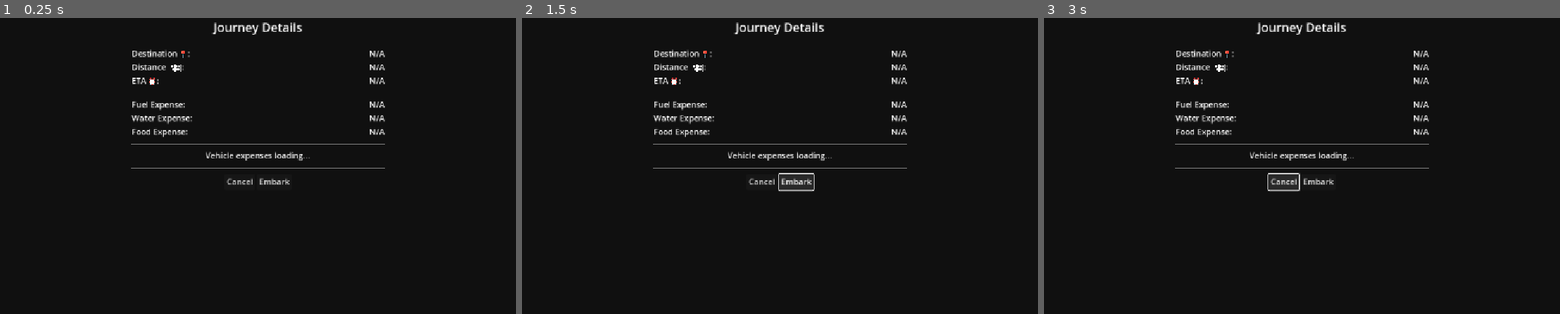
Above: before the commit, frames 1-3 (left to right).
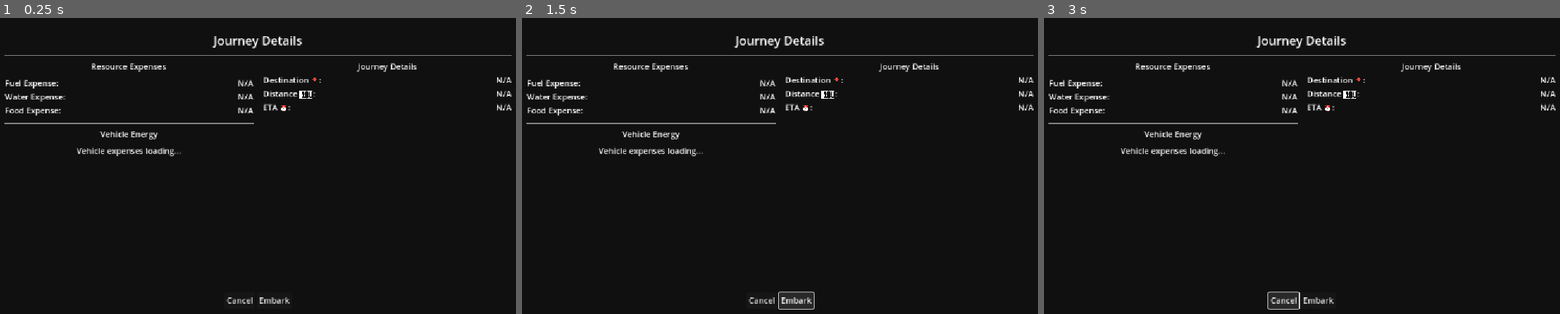
Above: after the commit, the same moments.

Repository: OoriData/DF_Godot
Game: Godot game, scene res://Scenes/RouteSelectionMenu.tscn
The game is run twice, just before and just after one commit, with the same random seed, the same clock (stepped at 60 frames per second) and the same inputs. This scene is started directly instead of the project's main scene.
Inputs:
- Up to frame 1 (0.25 s): no input
- Up to frame 2 (1.5 s): click "Embark" at 0.5 s; click "Embark" at 1.25 s
- Up to frame 3 (3 s): click "Embark" at 2 s; click "Cancel" at 2.75 s

The runs differ from the first frame. In frame 1, 4.5% of the frame differs, in the area x 0-100%, y 1-97%; in frame 2, 5.2%, in the area x 0-100%, y 1-99%; in frame 3, 5.2%.

Commit message:
Route Preview screen

Diff:
--- a/Scenes/ConvoyJourneyMenu.tscn
+++ b/Scenes/ConvoyJourneyMenu.tscn
@@ -48,7 +48,7 @@
 unique_name_in_owner = true
 layout_mode = 2
 size_flags_horizontal = 3
-size_flags_vertical = 3
+size_flags_vertical = 2
 
 [node name="PlaceholderLabel" type="Label" parent="MainVBox/ScrollContainer/ContentVBox"]
 layout_mode = 2
--- a/Scenes/RouteSelectionMenu.tscn
+++ b/Scenes/RouteSelectionMenu.tscn
@@ -22,15 +22,13 @@
 
 [node name="MainVBox" type="VBoxContainer" parent="."]
 layout_mode = 1
-anchors_preset = 8
-anchor_left = 0.5
-anchor_top = 0.5
-anchor_right = 0.5
-anchor_bottom = 0.5
-offset_left = -250.0
-offset_top = -300.0
-offset_right = 250.0
-offset_bottom = 300.0
+anchors_preset = 15
+anchor_right = 1.0
+anchor_bottom = 1.0
+offset_left = 75.0
+offset_top = 50.0
+offset_right = -75.0
+offset_bottom = -50.0
 grow_horizontal = 2
 grow_vertical = 2
 theme_override_constants/separation = 10
@@ -44,90 +42,122 @@
 [node name="HSeparator" type="HSeparator" parent="MainVBox"]
 layout_mode = 2
 
-[node name="DetailsGrid" type="GridContainer" parent="MainVBox"]
+[node name="ColumnsHBox" type="HBoxContainer" parent="MainVBox"]
+layout_mode = 2
+size_flags_vertical = 3
+theme_override_constants/separation = 20
+
+[node name="LeftColumn" type="VBoxContainer" parent="MainVBox/ColumnsHBox"]
+layout_mode = 2
+size_flags_horizontal = 3
+size_flags_vertical = 3
+theme_override_constants/separation = 10
+
+[node name="ResourceExpensesLabel" type="Label" parent="MainVBox/ColumnsHBox/LeftColumn"]
+layout_mode = 2
+text = "Resource Expenses"
+horizontal_alignment = 1
+
+[node name="ExpensesGrid" type="GridContainer" parent="MainVBox/ColumnsHBox/LeftColumn"]
 layout_mode = 2
 theme_override_constants/h_separation = 10
 columns = 2
 
-[node name="DestinationLabel" type="Label" parent="MainVBox/DetailsGrid"]
+[node name="FuelLabel" type="Label" parent="MainVBox/ColumnsHBox/LeftColumn/ExpensesGrid"]
 layout_mode = 2
-text = "Destination 📍:"
+text = "Fuel Expense:"
 
-[node name="DestinationValue" type="Label" parent="MainVBox/DetailsGrid"]
+[node name="FuelValue" type="Label" parent="MainVBox/ColumnsHBox/LeftColumn/ExpensesGrid"]
 layout_mode = 2
 size_flags_horizontal = 3
 text = "N/A"
 horizontal_alignment = 2
 
-[node name="DistanceLabel" type="Label" parent="MainVBox/DetailsGrid"]
+[node name="WaterLabel" type="Label" parent="MainVBox/ColumnsHBox/LeftColumn/ExpensesGrid"]
 layout_mode = 2
-text = "Distance 🗺️:"
+text = "Water Expense:"
 
-[node name="DistanceValue" type="Label" parent="MainVBox/DetailsGrid"]
+[node name="WaterValue" type="Label" parent="MainVBox/ColumnsHBox/LeftColumn/ExpensesGrid"]
 layout_mode = 2
 size_flags_horizontal = 3
 text = "N/A"
 horizontal_alignment = 2
 
-[node name="ETALabel" type="Label" parent="MainVBox/DetailsGrid"]
+[node name="FoodLabel" type="Label" parent="MainVBox/ColumnsHBox/LeftColumn/ExpensesGrid"]
+layout_mode = 2
+text = "Food Expense:"
+
+[node name="FoodValue" type="Label" parent="MainVBox/ColumnsHBox/LeftColumn/ExpensesGrid"]
+layout_mode = 2
+size_flags_horizontal = 3
+text = "N/A"
+horizontal_alignment = 2
+
+[node name="HSeparator2" type="HSeparator" parent="MainVBox/ColumnsHBox/LeftColumn"]
+layout_mode = 2
+
+[node name="VehicleExpensesLabel" type="Label" parent="MainVBox/ColumnsHBox/LeftColumn"]
+layout_mode = 2
+text = "Vehicle Energy"
+horizontal_alignment = 1
+
+[node name="ScrollContainer" type="ScrollContainer" parent="MainVBox/ColumnsHBox/LeftColumn"]
+layout_mode = 2
+size_flags_vertical = 3
+
+[node name="VehicleExpensesVBox" type="VBoxContainer" parent="MainVBox/ColumnsHBox/LeftColumn/ScrollContainer"]
+layout_mode = 2
+size_flags_horizontal = 3
+
+[node name="PlaceholderLabel" type="Label" parent="MainVBox/ColumnsHBox/LeftColumn/ScrollContainer/VehicleExpensesVBox"]
+layout_mode = 2
+text = "Vehicle expenses loading..."
+horizontal_alignment = 1
+
+[node name="RightColumn" type="VBoxContainer" parent="MainVBox/ColumnsHBox"]
+layout_mode = 2
+size_flags_horizontal = 3
+
+[node name="JourneyDetailsLabel" type="Label" parent="MainVBox/ColumnsHBox/RightColumn"]
+layout_mode = 2
+text = "Journey Details"
+horizontal_alignment = 1
+
+[node name="DetailsGrid" type="GridContainer" parent="MainVBox/ColumnsHBox/RightColumn"]
+layout_mode = 2
+theme_override_constants/h_separation = 10
+columns = 2
+
+[node name="DestinationLabel" type="Label" parent="MainVBox/ColumnsHBox/RightColumn/DetailsGrid"]
+layout_mode = 2
+text = "Destination 📍:"
+
+[node name="DestinationValue" type="Label" parent="MainVBox/ColumnsHBox/RightColumn/DetailsGrid"]
+layout_mode = 2
+size_flags_horizontal = 3
+text = "N/A"
+horizontal_alignment = 2
+
+[node name="DistanceLabel" type="Label" parent="MainVBox/ColumnsHBox/RightColumn/DetailsGrid"]
+layout_mode = 2
+text = "Distance 🗺️:"
+
+[node name="DistanceValue" type="Label" parent="MainVBox/ColumnsHBox/RightColumn/DetailsGrid"]
+layout_mode = 2
+size_flags_horizontal = 3
+text = "N/A"
+horizontal_alignment = 2
+
+[node name="ETALabel" type="Label" parent="MainVBox/ColumnsHBox/RightColumn/DetailsGrid"]
 layout_mode = 2
 text = "ETA ⏰:"
 
-[node name="ETAValue" type="Label" parent="MainVBox/DetailsGrid"]
+[node name="ETAValue" type="Label" parent="MainVBox/ColumnsHBox/RightColumn/DetailsGrid"]
 layout_mode = 2
 size_flags_horizontal = 3
 text = "N/A"
 horizontal_alignment = 2
 autowrap_mode = 2
-
-[node name="HSeparator2" type="HSeparator" parent="MainVBox"]
-layout_mode = 2
-
-[node name="ExpensesGrid" type="GridContainer" parent="MainVBox"]
-layout_mode = 2
-theme_override_constants/h_separation = 10
-columns = 2
-
-[node name="FuelLabel" type="Label" parent="MainVBox/ExpensesGrid"]
-layout_mode = 2
-text = "Fuel Expense:"
-
-[node name="FuelValue" type="Label" parent="MainVBox/ExpensesGrid"]
-layout_mode = 2
-size_flags_horizontal = 3
-text = "N/A"
-horizontal_alignment = 2
-
-[node name="WaterLabel" type="Label" parent="MainVBox/ExpensesGrid"]
-layout_mode = 2
-text = "Water Expense:"
-
-[node name="WaterValue" type="Label" parent="MainVBox/ExpensesGrid"]
-layout_mode = 2
-size_flags_horizontal = 3
-text = "N/A"
-horizontal_alignment = 2
-
-[node name="FoodLabel" type="Label" parent="MainVBox/ExpensesGrid"]
-layout_mode = 2
-text = "Food Expense:"
-
-[node name="FoodValue" type="Label" parent="MainVBox/ExpensesGrid"]
-layout_mode = 2
-size_flags_horizontal = 3
-text = "N/A"
-horizontal_alignment = 2
-
-[node name="HSeparator3" type="HSeparator" parent="MainVBox"]
-layout_mode = 2
-
-[node name="VehicleExpensesVBox" type="VBoxContainer" parent="MainVBox"]
-layout_mode = 2
-
-[node name="PlaceholderLabel" type="Label" parent="MainVBox/VehicleExpensesVBox"]
-layout_mode = 2
-text = "Vehicle expenses loading..."
-horizontal_alignment = 1
 
 [node name="HSeparator4" type="HSeparator" parent="MainVBox"]
 layout_mode = 2
--- a/Scripts/Menus/convoy_journey_menu.gd
+++ b/Scripts/Menus/convoy_journey_menu.gd
@@ -13,6 +13,7 @@
 @onready var scroll_container: ScrollContainer = $MainVBox/ScrollContainer
 @onready var content_vbox: VBoxContainer = $MainVBox/ScrollContainer/ContentVBox
 @onready var back_button: Button = $MainVBox/BackButton
+@onready var main_vbox: VBoxContainer = $MainVBox
 
 # Preload the scene for the route selection menu
 const RouteSelectionMenuScene = preload("res://Scenes/RouteSelectionMenu.tscn")
@@ -135,10 +136,6 @@
 	progress_bar.custom_minimum_size.y = 20
 	progress_bar.value = progress_percentage
 	content_vbox.add_child(progress_bar)
-
-	call_deferred("update_minimum_size")
-	if is_instance_valid(scroll_container):
-		scroll_container.call_deferred("update_minimum_size")
 
 func _populate_destination_list():
 	var gdm = get_node_or_null("/root/GameDataManager")
@@ -276,6 +273,9 @@
 	if is_instance_valid(_route_selection_menu_instance):
 		_route_selection_menu_instance.queue_free()
 
+	# Hide the main content of this menu so it doesn't show behind the route selection.
+	main_vbox.hide()
+
 	_route_selection_menu_instance = RouteSelectionMenuScene.instantiate()
 	add_child(_route_selection_menu_instance)
 
@@ -290,7 +290,9 @@
 	if is_instance_valid(_route_selection_menu_instance):
 		_route_selection_menu_instance.queue_free()
 		_route_selection_menu_instance = null
-	# This menu was never hidden, so no need to re-show it.
+
+	# Re-show the main content of this menu.
+	main_vbox.show()
 
 func _on_route_selection_embark_requested(convoy_id: String, journey_id: String):
 	var gdm = get_node_or_null("/root/GameDataManager")
--- a/Scripts/Menus/route_selection_menu.gd
+++ b/Scripts/Menus/route_selection_menu.gd
@@ -4,13 +4,13 @@
 signal back_requested
 
 # --- Node References ---
-@onready var destination_value: Label = $MainVBox/DetailsGrid/DestinationValue
-@onready var distance_value: Label = $MainVBox/DetailsGrid/DistanceValue
-@onready var eta_value: Label = $MainVBox/DetailsGrid/ETAValue
-@onready var fuel_value: Label = $MainVBox/ExpensesGrid/FuelValue
-@onready var water_value: Label = $MainVBox/ExpensesGrid/WaterValue
-@onready var food_value: Label = $MainVBox/ExpensesGrid/FoodValue
-@onready var vehicle_expenses_vbox: VBoxContainer = $MainVBox/VehicleExpensesVBox
+@onready var destination_value: Label = $MainVBox/ColumnsHBox/RightColumn/DetailsGrid/DestinationValue
+@onready var distance_value: Label = $MainVBox/ColumnsHBox/RightColumn/DetailsGrid/DistanceValue
+@onready var eta_value: Label = $MainVBox/ColumnsHBox/RightColumn/DetailsGrid/ETAValue
+@onready var fuel_value: Label = $MainVBox/ColumnsHBox/LeftColumn/ExpensesGrid/FuelValue
+@onready var water_value: Label = $MainVBox/ColumnsHBox/LeftColumn/ExpensesGrid/WaterValue
+@onready var food_value: Label = $MainVBox/ColumnsHBox/LeftColumn/ExpensesGrid/FoodValue
+@onready var vehicle_expenses_vbox: VBoxContainer = $MainVBox/ColumnsHBox/LeftColumn/ScrollContainer/VehicleExpensesVBox
 @onready var back_button: Button = $MainVBox/ButtonsHBox/BackButton
 @onready var embark_button: Button = $MainVBox/ButtonsHBox/EmbarkButton
 
@@ -61,14 +61,8 @@
 	for child in vehicle_expenses_vbox.get_children():
 		child.queue_free()
 
-	# Energy costs are in a dictionary called 'kwh_expenses'.
 	var kwh_expenses_dict: Dictionary = _route_data.get("kwh_expenses", {})
-	if kwh_expenses_dict.is_empty():
-		var no_cost_label = Label.new()
-		no_cost_label.text = "No vehicle energy costs."
-		no_cost_label.horizontal_alignment = HORIZONTAL_ALIGNMENT_CENTER
-		vehicle_expenses_vbox.add_child(no_cost_label)
-		return
+	var any_vehicle_shown = false
 
 	for vehicle_id in kwh_expenses_dict:
 		var energy_cost = kwh_expenses_dict[vehicle_id]
@@ -100,12 +94,19 @@
 
 		# The actual expense for the journey cannot exceed the energy currently available.
 		var capped_energy_cost = min(energy_cost, current_energy)
+
+		# If the actual, capped expense is zero, don't show this vehicle.
+		if capped_energy_cost <= 0.0:
+			continue
+
 		var remaining_charge = current_energy - capped_energy_cost
 
 		# Choose an emoji based on the remaining charge percentage.
 		var batt_emoji = "🔋" # Default: charged
 		if remaining_charge <= (max_energy * 0.2):
 			batt_emoji = "🪫" # Low battery
+
+		any_vehicle_shown = true
 
 		var expense_label = Label.new()
 		expense_label.text = "%s 🛻 kWh expense: %s kWh %s" % [vehicle_name, _format_resource_value(capped_energy_cost), batt_emoji]
@@ -121,6 +122,12 @@
 		sub_label.text = "(%s / %s kWh)" % [_format_resource_value(remaining_charge), _format_resource_value(max_energy)]
 		sub_label.horizontal_alignment = HORIZONTAL_ALIGNMENT_RIGHT
 		vehicle_expenses_vbox.add_child(sub_label)
+
+	if not any_vehicle_shown:
+		var no_cost_label = Label.new()
+		no_cost_label.text = "No vehicle energy costs."
+		no_cost_label.horizontal_alignment = HORIZONTAL_ALIGNMENT_CENTER
+		vehicle_expenses_vbox.add_child(no_cost_label)
 
 func _format_resource_value(value: float) -> String:
 	# Display one decimal place for non-zero values under 10, otherwise show as integer.
